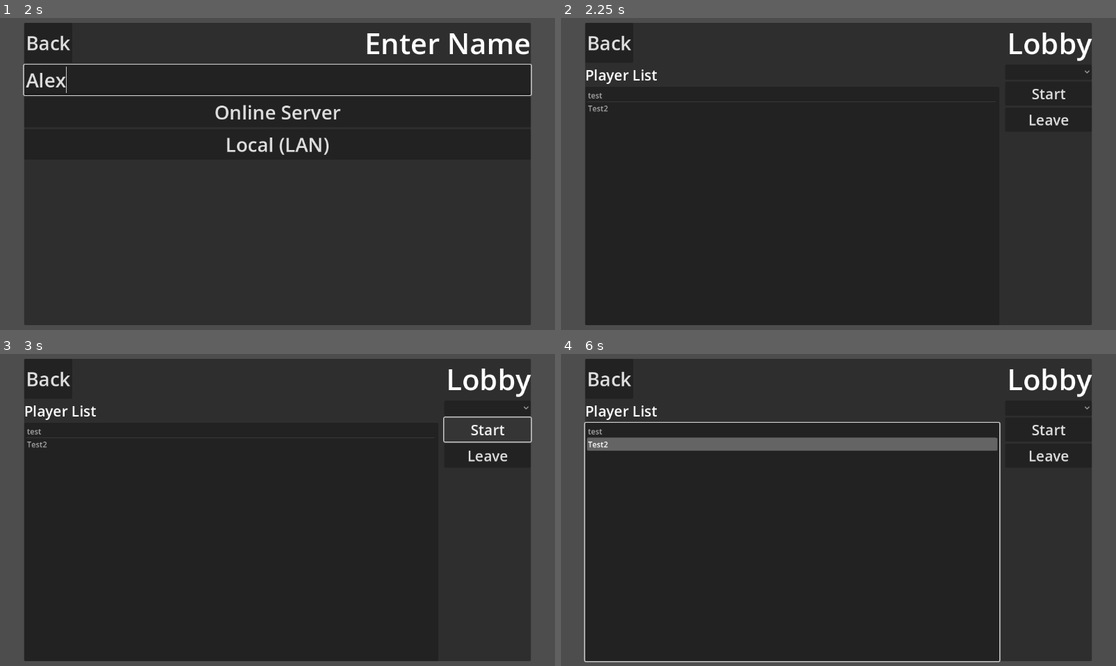
Above: before the commit, frames 1-4 (two rows, left to right).
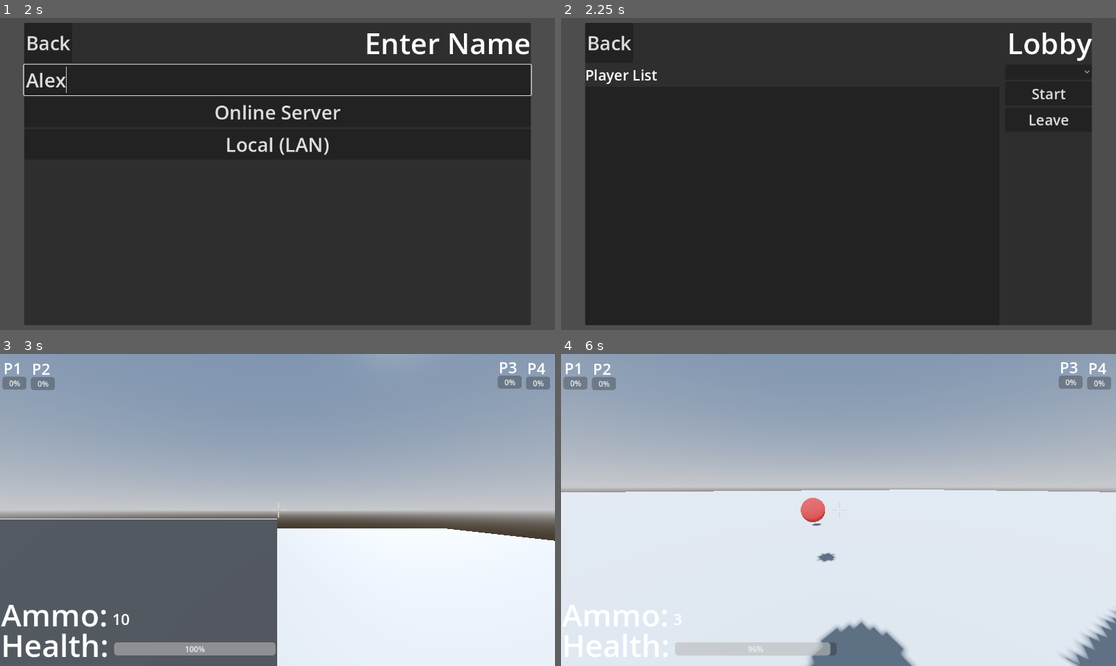
Above: after the commit, the same moments.

Repository: agmui/BTD_FPS
Game: Godot game, scene res://Main.tscn
Two runs of this game, one before a commit and one after it. Both use one fixed random seed, a clock stepped at 60 frames per second and the inputs below.
Inputs (mouse positions are in pixels of both pictures, inside the frame that each line leads up to):
- Up to frame 1 (2 s): click "Enter Game" at 0.5 s; click (277, 80) at 1.27 s; type "Alex" at 1.35 s
- Up to frame 2 (2.25 s): click "Online Server" at 2 s
- Up to frame 3 (3 s): click "Start" at 2.75 s
- Up to frame 4 (6 s): click (1049, 428) at 3.5 s, where only the run before the commit has a clickable "Start"; move the mouse to (960, 494) at 4.27 s; press the mouse at (960, 494) at 4.28 s; hold D (move_right) 4.28-5.03 s; tap Space (jump) at 4.52, 5.27 s; move the mouse to (727, 525) at 5.02 s; release the mouse at (727, 525) at 5.03 s; hold S (move_backward) 5.03-5.78 s; click (727, 525) at 5.1 s; move the mouse to (894, 441) at 5.77 s; press the mouse at (894, 441) at 5.78 s; hold D (move_right) from 5.78 s (still down)

Frame 1 is identical in both runs. In frame 2, less than 0.1% of the frame differs, in the area x 4-9%, y 24-31%; in frame 3, 97%; in frame 4, 100%, in the area x 0-100%, y 0-100%.

Commit message:
debugging synchronizers

Diff:
--- a/Lobby.gd
+++ b/Lobby.gd
@@ -23,7 +23,7 @@
 
 var players_loaded = 0
 
-
+signal add_new_username(username: String)
 
 func _ready():
 	multiplayer.peer_connected.connect(_on_player_connected)
@@ -32,7 +32,7 @@
 	multiplayer.connection_failed.connect(_on_connected_fail)
 	multiplayer.server_disconnected.connect(_on_server_disconnected)
 
-
+# client side
 func join_game(address = ""):
 	if address.is_empty():
 		address = DEFAULT_SERVER_IP
@@ -42,7 +42,7 @@
 		return error
 	multiplayer.multiplayer_peer = peer
 
-
+# server side
 func create_game():
 	var peer = ENetMultiplayerPeer.new()
 	var error = peer.create_server(PORT, MAX_CONNECTIONS)
@@ -56,6 +56,7 @@
 
 func remove_multiplayer_peer():
 	multiplayer.multiplayer_peer = null
+	#TODO: update Menu list
 
 
 # When the server decides to start the game from a UI scene,
@@ -68,6 +69,7 @@
 # Every peer will call this when they have loaded the game scene.
 @rpc("any_peer", "call_local", "reliable")
 func player_loaded():
+	print("called player_loaded")
 	if multiplayer.is_server():
 		players_loaded += 1
 		if players_loaded == players.size():
@@ -88,12 +90,13 @@
 	players[new_player_id] = new_player_info
 	player_connected.emit(new_player_id, new_player_info)
 	print("[client] player: ", new_player_id, " joined")
-
+	add_new_username.emit(str(new_player_id))
 
 
 func _on_player_disconnected(id):
 	players.erase(id)
 	player_disconnected.emit(id)
+	#TODO: update Menu list
 
 
 func _on_connected_ok():
--- a/Menu.tscn
+++ b/Menu.tscn
@@ -120,20 +120,17 @@
 size_flags_vertical = 3
 split_offset = 860
 
-[node name="PlayerList" type="VBoxContainer" parent="TabContainer/Lobby/HSplitContainer"]
-layout_mode = 2
-
-[node name="Label" type="Label" parent="TabContainer/Lobby/HSplitContainer/PlayerList"]
+[node name="PlayerViewer" type="VBoxContainer" parent="TabContainer/Lobby/HSplitContainer"]
+layout_mode = 2
+
+[node name="Label" type="Label" parent="TabContainer/Lobby/HSplitContainer/PlayerViewer"]
 layout_mode = 2
 theme_override_font_sizes/font_size = 30
 text = "Player List"
 
-[node name="ItemList" type="ItemList" parent="TabContainer/Lobby/HSplitContainer/PlayerList"]
-layout_mode = 2
-size_flags_vertical = 3
-item_count = 2
-item_0/text = "test"
-item_1/text = "Test2"
+[node name="PlayerList" type="ItemList" parent="TabContainer/Lobby/HSplitContainer/PlayerViewer"]
+layout_mode = 2
+size_flags_vertical = 3
 
 [node name="PlayerOptions" type="VBoxContainer" parent="TabContainer/Lobby/HSplitContainer"]
 layout_mode = 2
@@ -204,6 +201,7 @@
 [connection signal="pressed" from="TabContainer/LAN/VBoxContainer/HostButton" to="." method="_on_host_button_pressed"]
 [connection signal="pressed" from="TabContainer/LAN/VBoxContainer/JoinButton" to="." method="_on_join_button_pressed"]
 [connection signal="pressed" from="TabContainer/Lobby/HBoxContainer/LobbyBackButton" to="." method="_on_lobby_back_button_pressed"]
+[connection signal="pressed" from="TabContainer/Lobby/HSplitContainer/PlayerOptions/StartButton" to="." method="_on_start_button_pressed"]
 [connection signal="pressed" from="TabContainer/EnterName/TitleContainer/EnterNameBackButton" to="." method="_on_enter_name_back_button_pressed"]
 [connection signal="pressed" from="TabContainer/EnterName/NameInputContainer/Server" to="." method="_on_server_pressed"]
 [connection signal="pressed" from="TabContainer/EnterName/NameInputContainer/LAN" to="." method="_on_lan_pressed"]
--- a/Player.tscn
+++ b/Player.tscn
@@ -13,6 +13,8 @@
 
 [sub_resource type="CapsuleMesh" id="CapsuleMesh_clk3u"]
 material = SubResource("StandardMaterial3D_ten6w")
+
+[sub_resource type="SceneReplicationConfig" id="SceneReplicationConfig_jgmrv"]
 
 [node name="CharacterBody3D" type="CharacterBody3D" node_paths=PackedStringArray("CAMERA_CONTROLLER")]
 script = ExtResource("1_hnfhq")
@@ -34,3 +36,12 @@
 
 [node name="PauseMenu" parent="Node3D/Camera3D" instance=ExtResource("3_rft7n")]
 visible = false
+
+[node name="RayCast3D" type="RayCast3D" parent="Node3D/Camera3D"]
+
+[node name="ShotFirerate" type="Timer" parent="."]
+wait_time = 0.106
+one_shot = true
+
+[node name="MultiplayerSynchronizer" type="MultiplayerSynchronizer" parent="."]
+replication_config = SubResource("SceneReplicationConfig_jgmrv")
--- a/main_menu.gd
+++ b/main_menu.gd
@@ -1,10 +1,12 @@
 extends MarginContainer
 
+var player_scene: Resource = load("res://Player.tscn")
 
 var tab_container : TabContainer
 
 func _ready() -> void:
 	tab_container = $TabContainer
+	Lobby.add_new_username.connect(_add_new_username)
 
 func _on_exit_button_pressed() -> void:
 	get_tree().root.propagate_notification(NOTIFICATION_WM_CLOSE_REQUEST)
@@ -26,15 +28,21 @@
 func _on_host_button_pressed() -> void:
 	tab_container.current_tab = 2
 	Lobby.create_game()
-
+	_add_new_username(str(Lobby.multiplayer.get_unique_id()))
 
 
 func _on_join_button_pressed() -> void:
 	tab_container.current_tab = 2
-	Lobby.join_game($TabContainer/LAN/VBoxContainer/IPInputBox.text)
+	var ip_str = $TabContainer/LAN/VBoxContainer/IPInputBox.text
+	print(ip_str)
+	Lobby.join_game(ip_str)
 	Lobby.player_loaded.rpc_id(1) # Tell the server that this peer has loaded.
+	_add_new_username(str(Lobby.multiplayer.get_unique_id()))
 
-
+func _add_new_username(username: String):
+	var player_list: ItemList = $TabContainer/Lobby/HSplitContainer/PlayerViewer/PlayerList
+	print("player_list: ",player_list)
+	player_list.add_item(username)
 
 func _on_lan_back_button_pressed() -> void:
 	tab_container.current_tab = 3
@@ -46,3 +54,24 @@
 
 func _on_enter_name_back_button_pressed() -> void:
 	tab_container.current_tab = 0
+
+func _spawn_player():
+	var p: CharacterBody3D = player_scene.instantiate()
+	p.set_pos(Vector3(10,10,10))
+	var netowrk_node = $"/root/Game/Network"
+	netowrk_node.add_child(p)
+	print("network node: ",netowrk_node)
+	hide()
+	print(Lobby.multiplayer.get_unique_id()," intantiated player")
+
+func _on_start_button_pressed() -> void:
+	#TODO: only host can start the game
+	# and needs to signal all clients that we have started
+	if multiplayer.is_server():
+		_spawn_player()
+		_recived_rpc.rpc()
+
+@rpc("any_peer")
+func _recived_rpc():
+	print("recived_rpc")
+	_spawn_player()
--- a/player.gd
+++ b/player.gd
@@ -38,6 +38,10 @@
 
 func _ready() -> void:
 	Input.mouse_mode = Input.MOUSE_MODE_CAPTURED
+	set_pos(Vector3(10,10, 10))
+
+func set_pos(pos: Vector3):
+	position = pos
 
 func _unhandled_input(event: InputEvent) -> void:
 	_mouse_input = event is InputEventMouseMotion and Input.get_mouse_mode() == Input.MOUSE_MODE_CAPTURED
Not shown: 1 places in Player.tscn that only renumber resources
